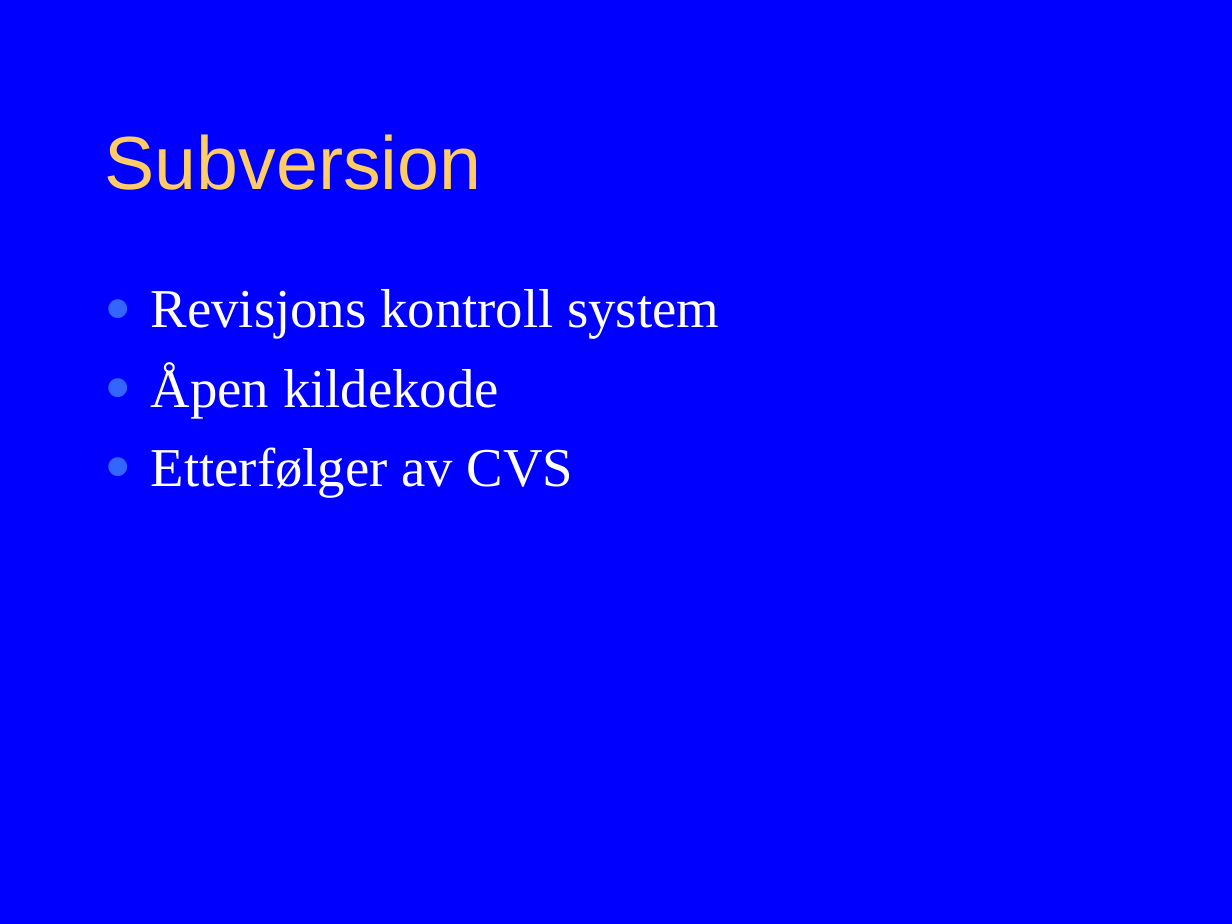
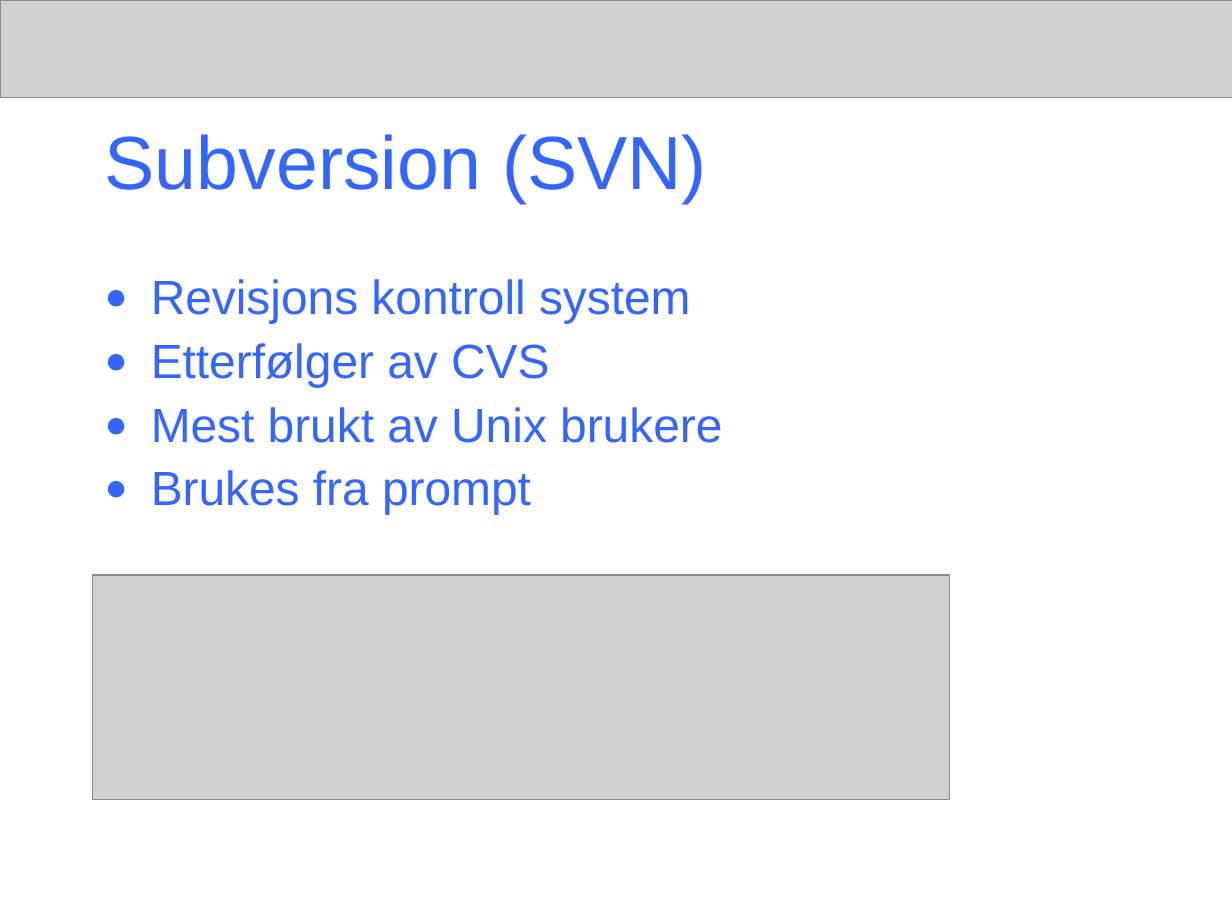
Before and after one commit to PhilJollans/AnkhSVN2019, a slide deck: slide 4 of doc/powerpoint/Subversion_addin_for_VS.NET.ppt. Drawn at 1232x924 pixels with LibreOffice and Linux fonts; fonts in the diff are those of the drawing; grey boxes stand for pictures. Boxes give left, top, right and bottom in pixels: in the first picture for what was removed or moved away, otherwise in the second. Text is boxed around its words. In the diff, an @@ line names an element or a change of style, - is before the commit and + after.

Commit message:
The presentation contain:
* Title of final project, name of authors
* Background
- Revision control: wc, revision, repository to be explained
- Subversion
- CollabNet
- VS.NET
- Aim of the final project

*Content
- Functionality of NSvn
- Navigation model of Ankh
- What can Ankh do?
- Example of how Ankh works: Manual demo performed at school PC
- Ankh Help: Manual demo performed at school PC
- Improvements of GUI
- Testing of Ankh
- Challenges and development environment
- Conclusion

White background, "ankh header" without letters or symbol

```diff
--- a/doc/powerpoint/Subversion_addin_for_VS.NET.ppt
+++ b/doc/powerpoint/Subversion_addin_for_VS.NET.ppt
@@ background #0000FF to #FFFFFF @@
@@ picture added at box(0, 0, 1232, 97) @@
@@ title at box(105, 134, 707, 203): text changed; text colour #FFCC66 to #3366FF @@
-Subversion
+Subversion (SVN)
@@ text at box(151, 279, 691, 387): size 32 to 28 pt, font Times New Roman to Arial, text colour #FFFFFF to #3366FF in "Revisjons kontroll system", "Etterfølger av CVS"; line spacing 1 to 0.9; less space between paragraphs @@
@@ text at box(151, 365, 499, 418): paragraph removed @@
-● Åpen kildekode
@@ text at box(151, 407, 722, 514): paragraphs added @@
+● Mest brukt av Unix brukere
+● Brukes fra prompt
@@ picture added at box(92, 575, 950, 800) @@
```
Also in this commit, not shown: 12 other slides changed, 9 slides added, 7 slides removed.
